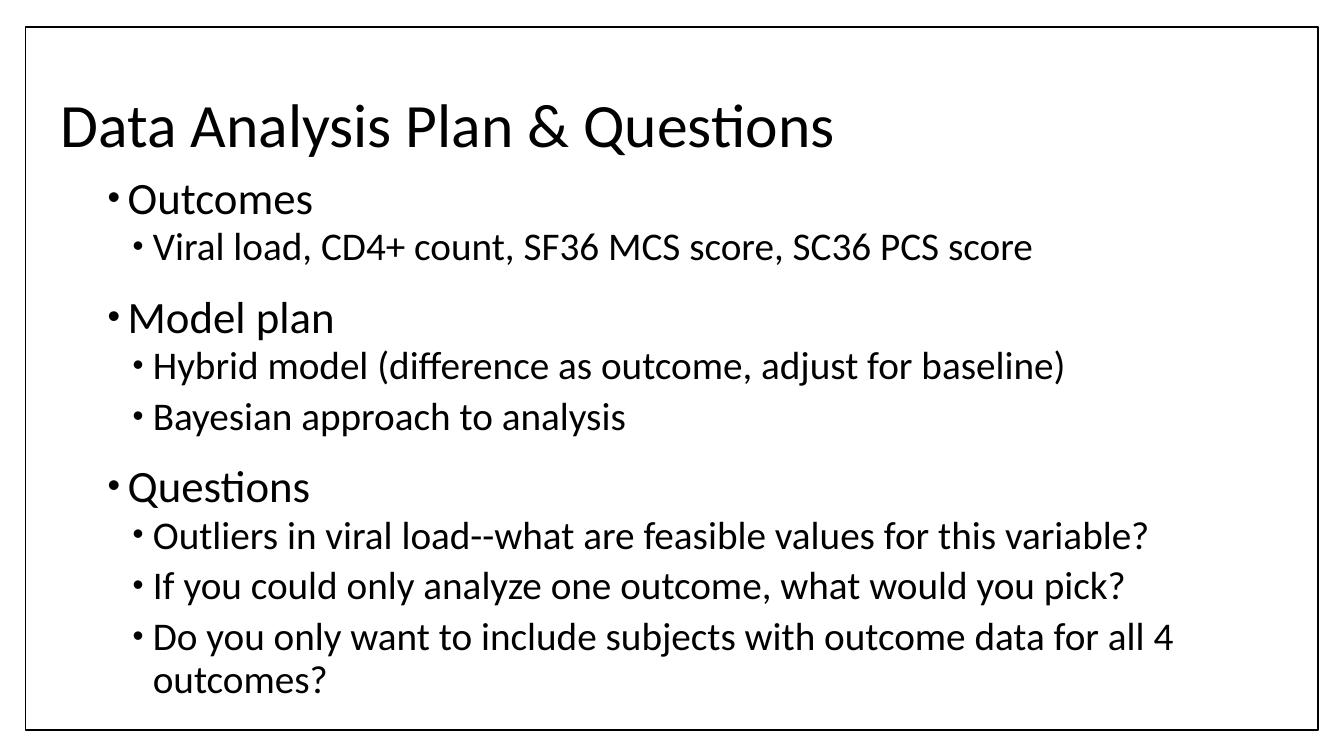
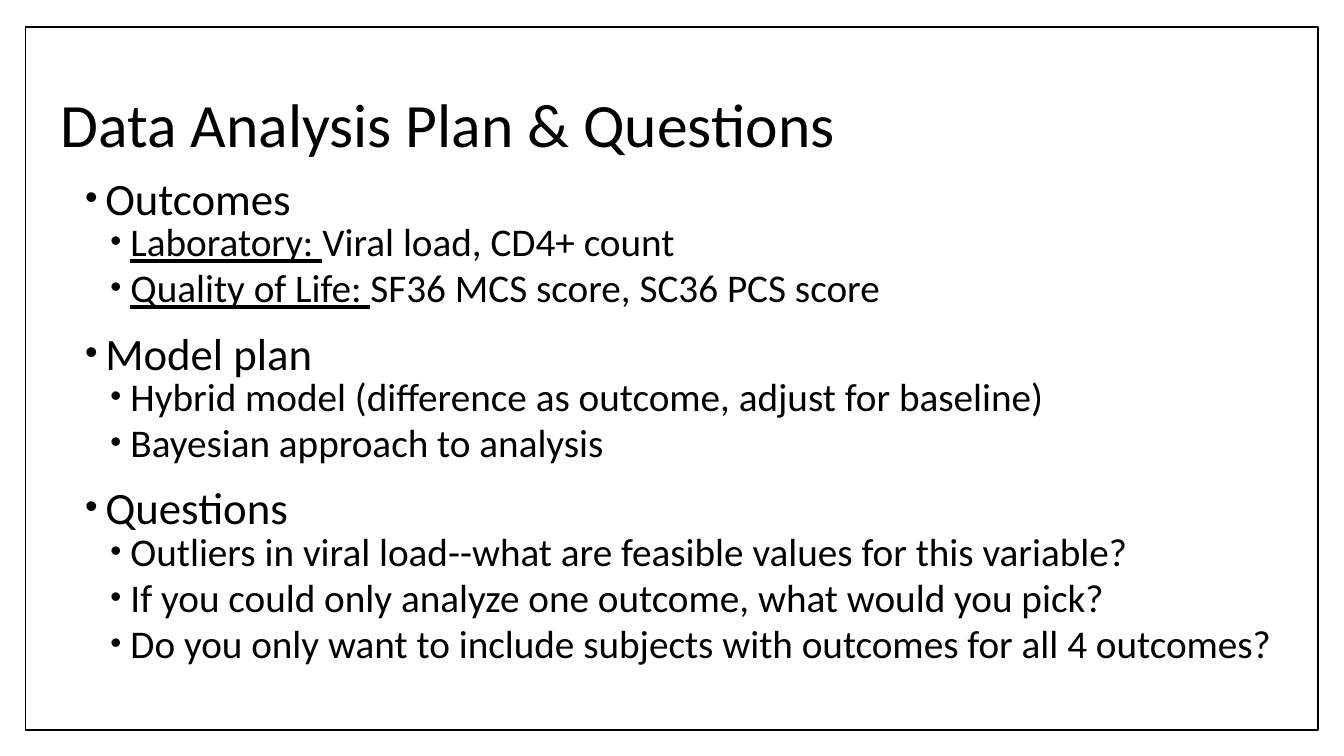
Before and after one commit to johnsra3/bios6623-johnsra3, a slide deck: slide 4 of Project1/Reports/Project 1 Interim Presentation.pptx. Drawn at 1344x756 pixels with LibreOffice and Linux fonts; fonts in the diff are those of the drawing. Boxes give left, top, right and bottom in pixels: in the first picture for what was removed or moved away, otherwise in the second. Text is boxed around its words. In the diff, an @@ line names an element or a change of style, - is before the commit and + after.

Commit message:
Fixed typo in power point

```diff
--- a/Project1/Reports/Project 1 Interim Presentation.pptx
+++ b/Project1/Reports/Project 1 Interim Presentation.pptx
@@ text "Outcomes" moved from (x1=128, y1=185, x2=1174, y2=694) to (x1=105, y1=186, x2=1271, y2=665) @@
@@ text at (x1=105, y1=186, x2=1127, y2=619): line spacing 0.9 to 0.8 @@
@@ text at (x1=130, y1=228, x2=880, y2=309): text changed @@
-  • Viral load, CD4+ count, SF36 MCS score, SC36 PCS score
+  • Laboratory: Viral load, CD4+ count
+  • Quality of Life: SF36 MCS score, SC36 PCS score
@@ text at (x1=130, y1=630, x2=1271, y2=665): text changed @@
-  • Do you only want to include subjects with outcome data for all 4 outcomes?
+  • Do you only want to include subjects with outcomes for all 4 outcomes?
```
